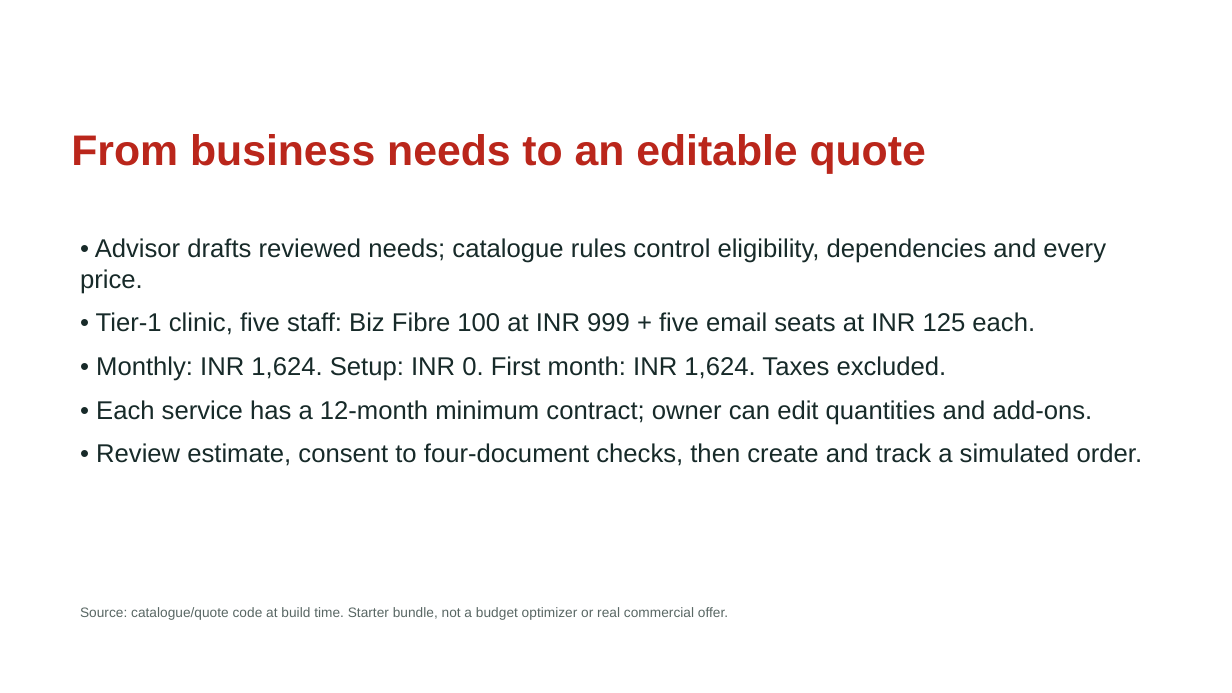
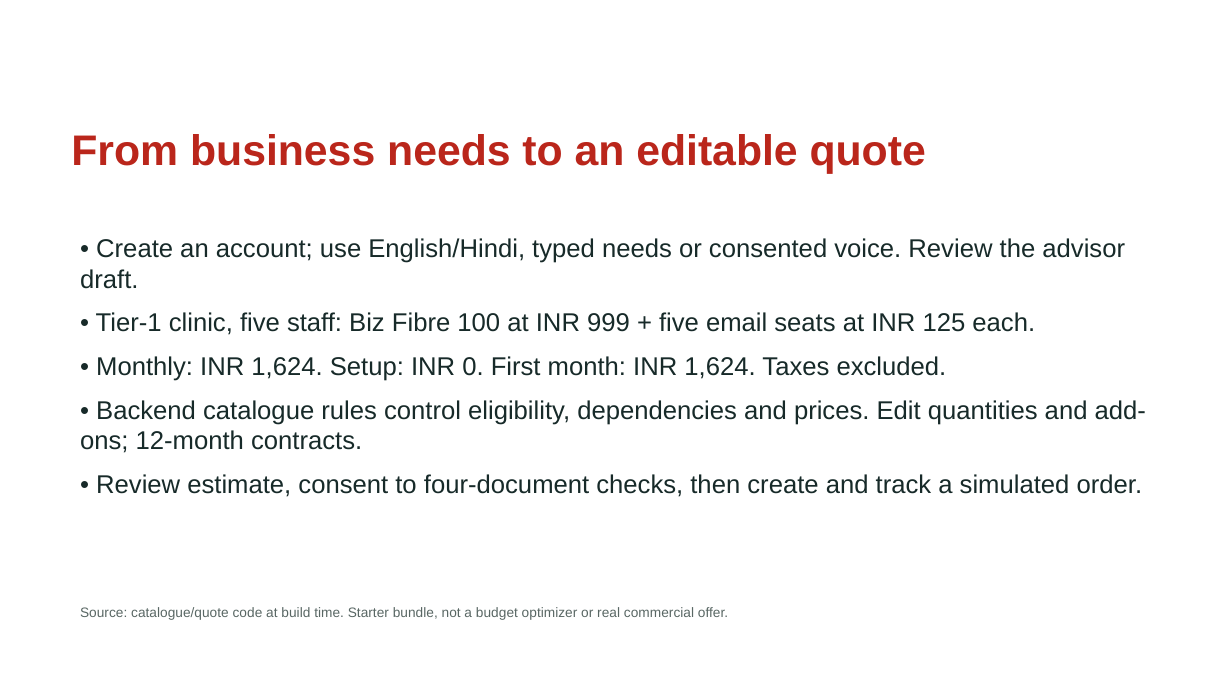
Before and after one commit to Mickeyzer/ASYNC, a slide deck: slide 4 of submission/Udyam_Digital_Business_Case_7_Slides.pptx. Drawn at 1232x693 pixels with LibreOffice and Linux fonts; fonts in the diff are those of the drawing; background and template pictures are left out. Boxes give left, top, right and bottom in pixels: in the first picture for what was removed or moved away, otherwise in the second. Text is boxed around its words. In the diff, an @@ line names an element or a change of style, - is before the commit and + after.

```diff
--- a/submission/Udyam_Digital_Business_Case_7_Slides.pptx
+++ b/submission/Udyam_Digital_Business_Case_7_Slides.pptx
@@ text at (80,238,1125,289): text changed @@
-• Advisor drafts reviewed needs; catalogue rules control eligibility, dependencies and every price.
+• Create an account; use English/Hindi, typed needs or consented voice. Review the advisor draft.
@@ text at (80,400,1146,453): text changed @@
-• Each service has a 12-month minimum contract; owner can edit quantities and add-ons.
+• Backend catalogue rules control eligibility, dependencies and prices. Edit quantities and add-ons; 12-month contracts.
```
Also in this commit, not shown: 3 other slides changed, 1 slide added, 1 slide removed, 28 other files.
